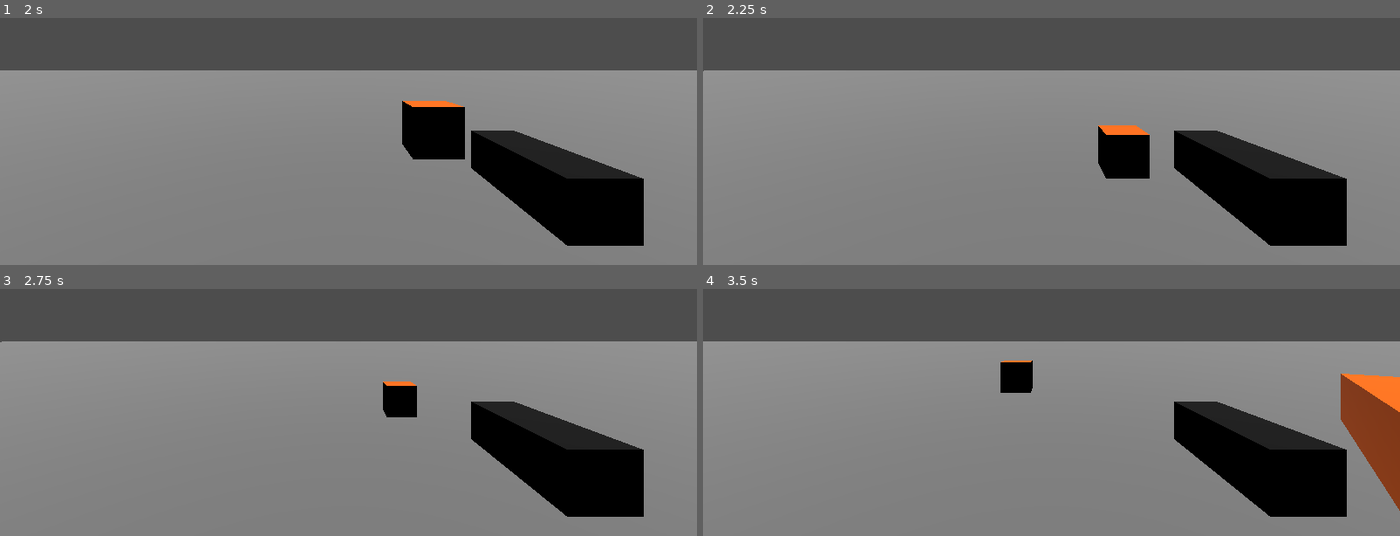
Above: before the commit, frames 1-4 (two rows, left to right).
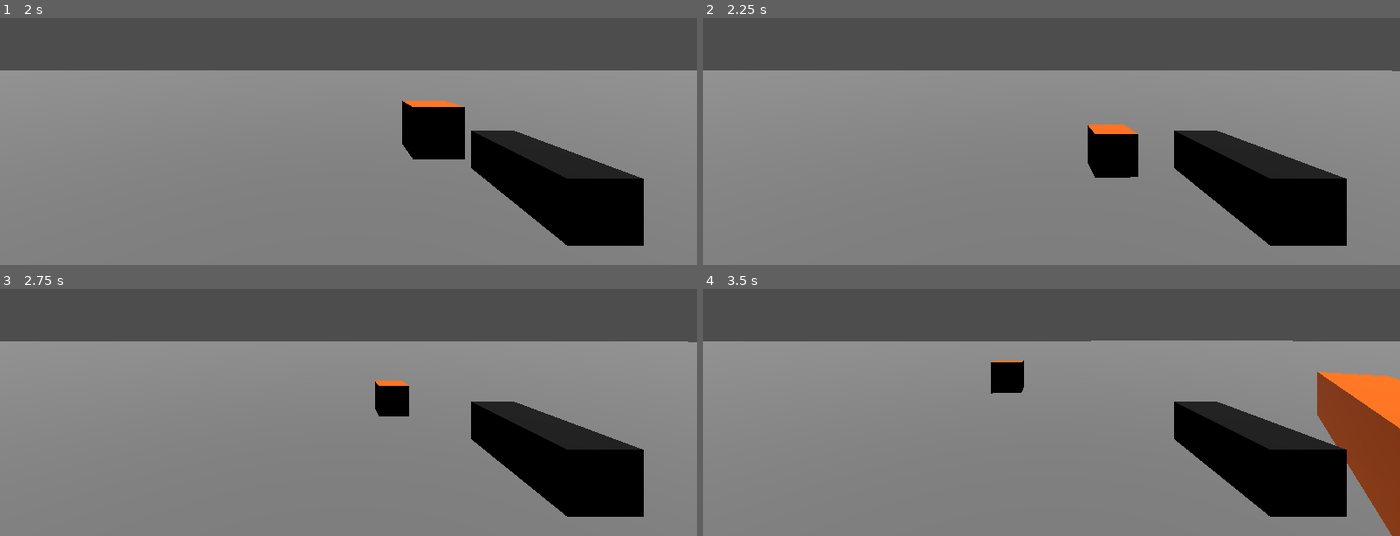
Above: after the commit, the same moments.

Repository: banane42/godot_spawn_sync
Game: Godot game, scene res://scenes/startup.tscn
The game is run twice, just before and just after one commit, with the same random seed, the same clock (stepped at 60 frames per second) and the same inputs.
Inputs:
- Up to frame 1 (2 s): tap Enter at 0.5 s; hold D (move_right) 0.53-1.25 s; tap Left (look_left) at 0.6 s; tap Space (jump) at 0.77 s; tap Right (look_right) at 0.8 s; click "Host" at 1.25 s
- Up to frame 2 (2.25 s): tap Space (jump) at 2 s; hold S (move_backward) from 2.03 s (still down); tap Right (look_right) at 2.1 s
- Up to frame 3 (2.75 s): keep holding S (move_backward); tap Space (jump) at 2.27 s; tap Down (look_down, bound only after the commit) at 2.3 s
- Up to frame 4 (3.5 s): release S (move_backward) at 2.78 s; hold D (move_right) from 2.78 s (still down); tap Down (look_down, bound only after the commit) at 2.85 s; tap Up (look_up, bound only after the commit) at 3.05 s

Frame 1 is identical in both runs. In frame 2, 0.7% of the frame differs, in the area x 0-100%, y 21-66%; in frame 3, 0.4%; in frame 4, 3.0%, in the area x 41-100%, y 20-100%.

Commit message:
looking left and right

Diff:
--- a/objects/player.tscn
+++ b/objects/player.tscn
@@ -18,10 +18,10 @@
 properties/0/path = NodePath(".:player")
 properties/0/spawn = true
 properties/0/replication_mode = 0
-properties/1/path = NodePath(".:velocity")
+properties/1/path = NodePath(".:position")
 properties/1/spawn = true
 properties/1/replication_mode = 1
-properties/2/path = NodePath(".:position")
+properties/2/path = NodePath(".:rotation")
 properties/2/spawn = true
 properties/2/replication_mode = 1
 
@@ -32,6 +32,9 @@
 properties/1/path = NodePath(".:input_direction")
 properties/1/spawn = true
 properties/1/replication_mode = 1
+properties/2/path = NodePath(".:input_rotation")
+properties/2/spawn = true
+properties/2/replication_mode = 1
 
 [node name="Player" type="CharacterBody3D"]
 script = ExtResource("1_mbwy0")
--- a/project.godot
+++ b/project.godot
@@ -52,3 +52,13 @@
 "events": [Object(InputEventKey,"resource_local_to_scene":false,"resource_name":"","device":-1,"window_id":0,"alt_press …(182 unchanged characters)…
 ]
 }
+look_up={
+"deadzone": 0.5,
+"events": [Object(InputEventKey,"resource_local_to_scene":false,"resource_name":"","device":-1,"window_id":0,"alt_pressed":false,"shift_pressed":false,"ctrl_pressed":false,"meta_pressed":false,"pressed":false,"keycode":0,"physical_keycode":4194320,"key_label":0,"unicode":0,"echo":false,"script":null)
+]
+}
+look_down={
+"deadzone": 0.5,
+"events": [Object(InputEventKey,"resource_local_to_scene":false,"resource_name":"","device":-1,"window_id":0,"alt_pressed":false,"shift_pressed":false,"ctrl_pressed":false,"meta_pressed":false,"pressed":false,"keycode":0,"physical_keycode":4194322,"key_label":0,"unicode":0,"echo":false,"script":null)
+]
+}
--- a/scripts/player.gd
+++ b/scripts/player.gd
@@ -2,6 +2,7 @@
 
 const SPEED = 5.0
 const JUMP_VELOCITY = 4.5
+const LOOK_SENSITIVITY = 0.01
 
 # Get the gravity from the project settings to be synced with RigidBody nodes.
 var gravity = ProjectSettings.get_setting("physics/3d/default_gravity")
@@ -12,6 +13,10 @@
 		$InputSynchron.set_multiplayer_authority(id)
 
 @onready var input = $InputSynchron
+
+# Only runs if this is the server
+func _ready():
+	set_process(multiplayer.is_server())
 
 func _physics_process(delta):
 	# Add the gravity.
@@ -35,4 +40,6 @@
 		velocity.x = move_toward(velocity.x, 0, SPEED)
 		velocity.z = move_toward(velocity.z, 0, SPEED)
 
+	rotate_y(-input.input_rotation.x * LOOK_SENSITIVITY)
+
 	move_and_slide()
--- a/scripts/player_input.gd
+++ b/scripts/player_input.gd
@@ -2,8 +2,10 @@
 
 @export var is_jumping := false
 @export var input_direction := Vector2()
+@export var input_rotation := Vector2()
 @export var camera: Camera3D
 
+#Only runs if local client
 func _ready():
 	if get_multiplayer_authority() == multiplayer.get_unique_id():
 		camera.make_current()
@@ -13,6 +15,7 @@
 
 func _process(_delta: float):
 	input_direction = Input.get_vector("move_left", "move_right", "move_forward", "move_backward")
+	input_rotation = Input.get_vector("look_left", "look_right", "look_up", "look_down")
 	if Input.is_action_just_pressed("jump"):
 		jump.rpc()
 
